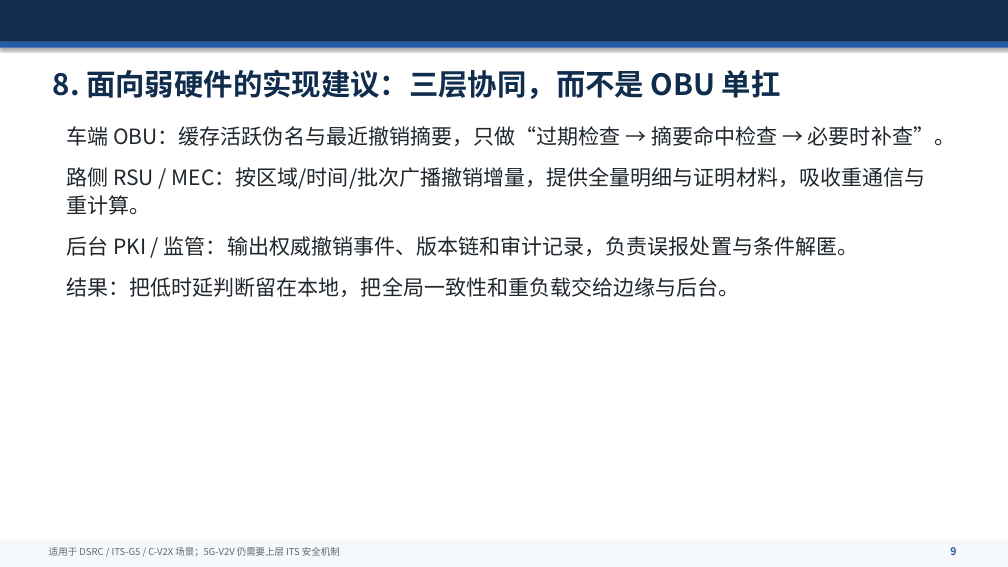
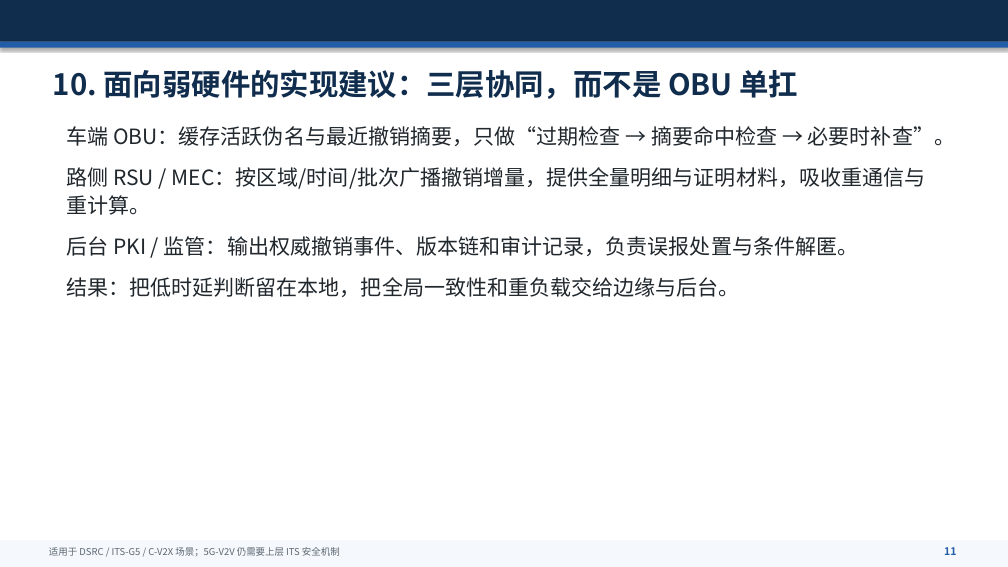
Before and after one commit to zhang10225/EATI, a slide deck: slide 11 of docs/vanet-eati-research.pptx (slide 9 before the commit). Drawn at 1008x567 pixels with LibreOffice and Linux fonts; fonts in the diff are those of the drawing. Boxes give left, top, right and bottom in pixels: in the first picture for what was removed or moved away, otherwise in the second. Text is boxed around its words. In the diff, an @@ line names an element or a change of style, - is before the commit and + after.

```diff
--- a/docs/vanet-eati-research.pptx
+++ b/docs/vanet-eati-research.pptx
@@ text at box(53, 69, 798, 99): text changed @@
-8. 面向弱硬件的实现建议：三层协同，而不是 OBU 单扛
+10. 面向弱硬件的实现建议：三层协同，而不是 OBU 单扛
@@ text at box(944, 547, 956, 555): text changed @@
-9
+11
```
Also in this commit, not shown: 11 other slides changed, 2 slides added, 1 other file.
